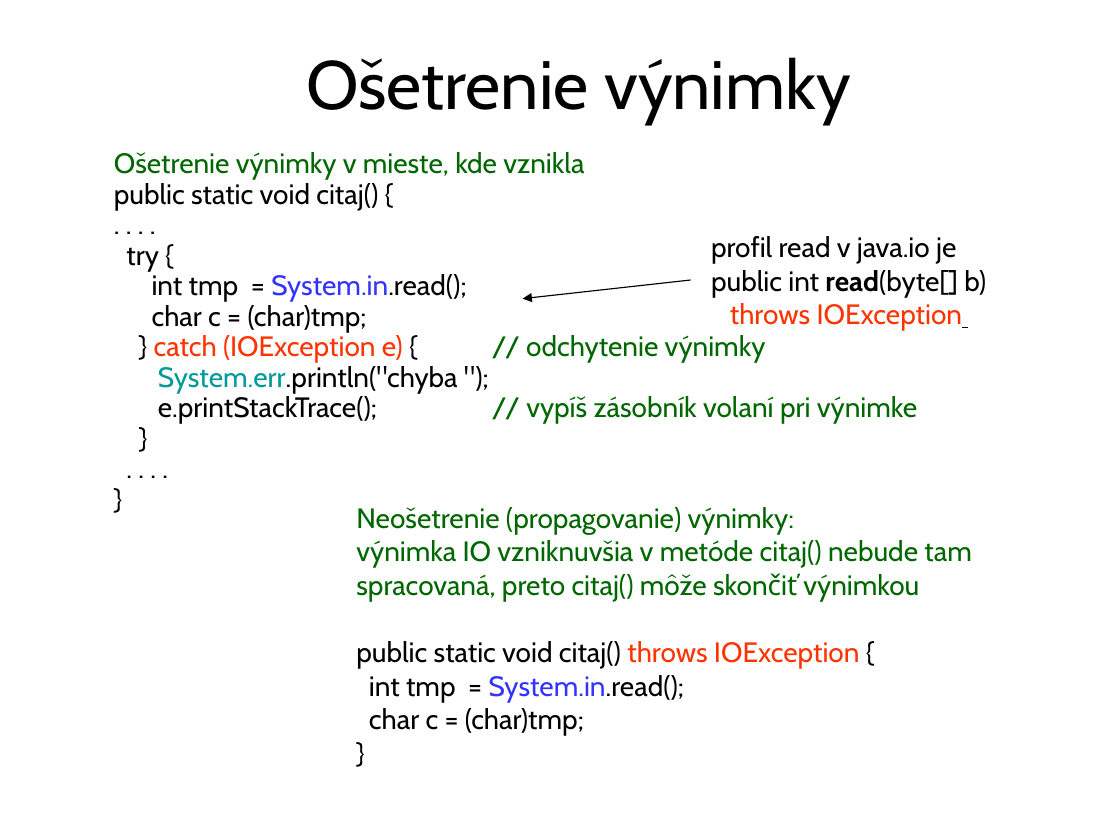
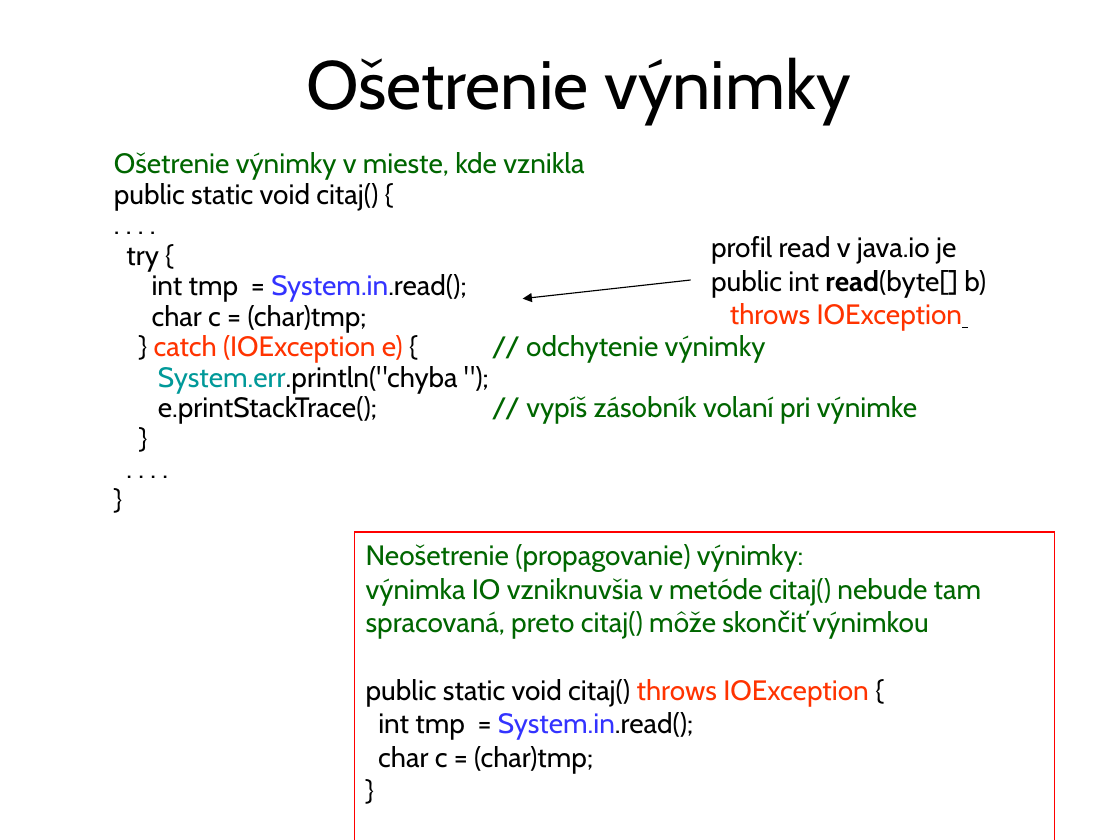
Before and after one commit to Programovanie4/Prednasky, a slide deck: slide 11 of 07/07_java.ppt. Drawn at 1120x840 pixels with LibreOffice and Linux fonts; fonts in the diff are those of the drawing. Boxes give left, top, right and bottom in pixels: in the first picture for what was removed or moved away, otherwise in the second. Text is boxed around its words. In the diff, an @@ line names an element or a change of style, - is before the commit and + after.

```diff
--- a/07/07_java.ppt
+++ b/07/07_java.ppt
@@ rectangle "Neošetrenie (propagovanie) výnimky:": place and size @@
-rectangle "Neošetrenie (propagovanie) výnimky:" at <box>356,507,971,736</box>
+rectangle "Neošetrenie (propagovanie) výnimky:" at <box>355,532,1055,840</box>
@@ rectangle "Neošetrenie (propagovanie) výnimky:" at <box>355,532,1055,840</box>: outline none to #FF0000 0.74 pt @@
```
Also in this commit, not shown: 19 other slides changed, 3 slides added, 1 other file.
